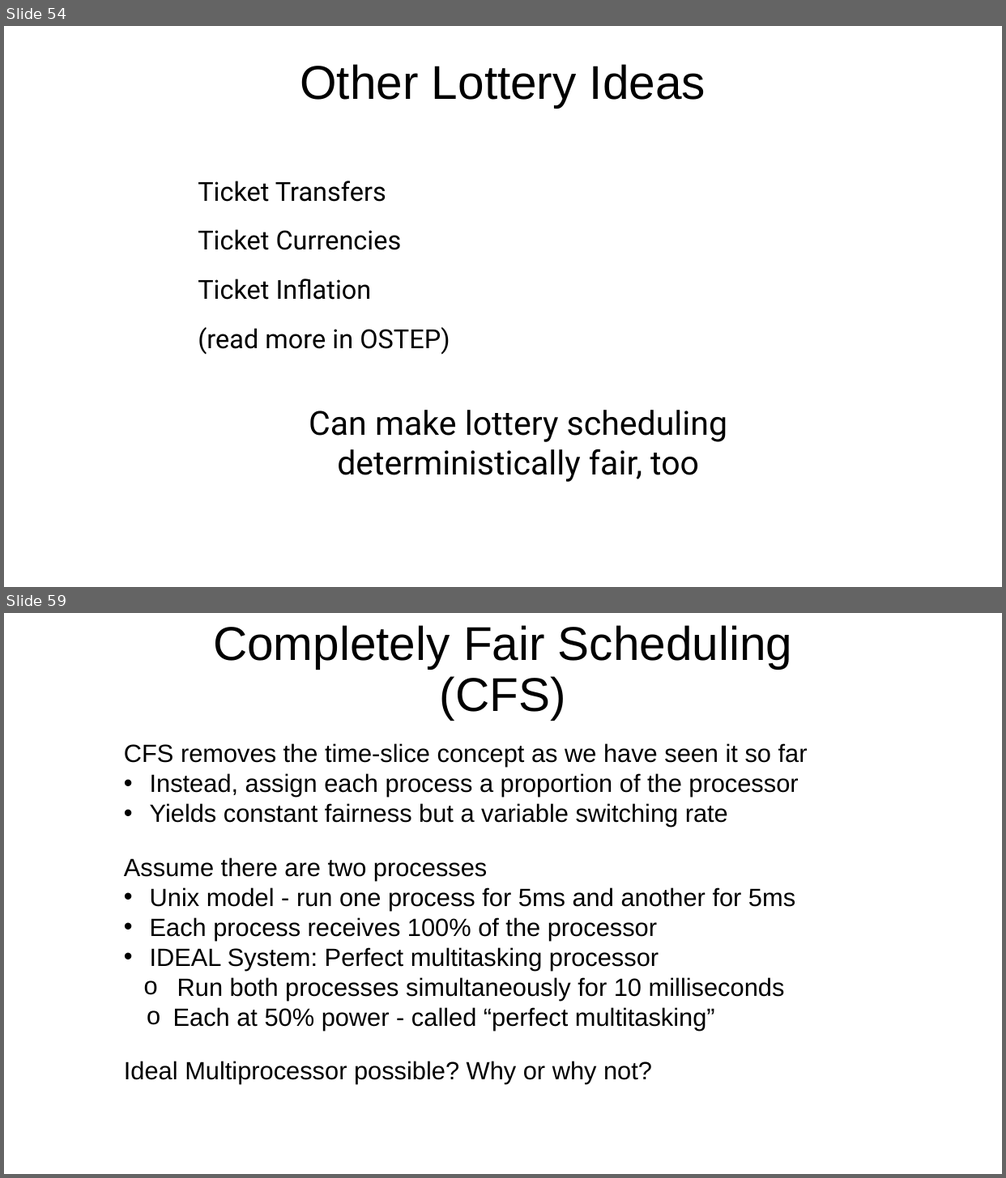
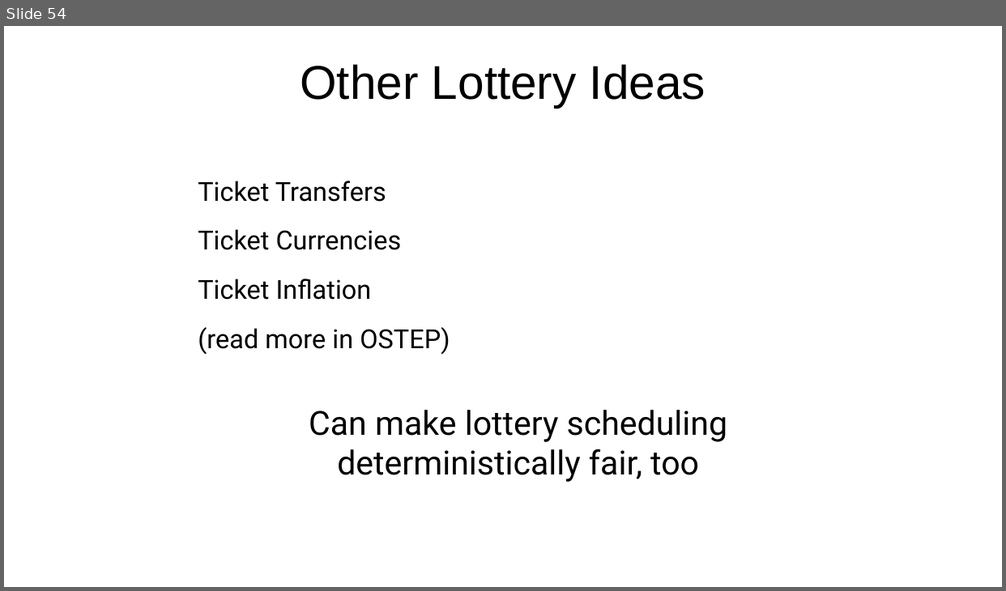
Before and after one commit to ngsrinivas/coursegen, a slide deck: ex/416-F23/staging/416-F23/lectures/03-scheduling.pptx. Shown one above the other, each under a label of ours: slides 54 and 59 before the commit, slide 54 after it; the slides between them are not shown. The pictures are 1006x1178 and 1006x591 pixels, drawn with LibreOffice and Linux fonts; fonts in the diff are those of the drawing. Boxes give left, top, right and bottom in pixels: in the first picture for what was removed or moved away, otherwise in the second. Text is boxed around its words. In the diff, an @@ line names an element or a change of style, - is before the commit and + after.

```diff
--- a/ex/416-F23/staging/416-F23/lectures/03-scheduling.pptx
+++ b/ex/416-F23/staging/416-F23/lectures/03-scheduling.pptx
@@ slide 59 removed at [4,613,1002,1174], background #FFFFFF @@
@@ title removed at [213,625,792,720] @@
-Completely Fair Scheduling (CFS)
@@ text removed at [124,743,808,1084] @@
-CFS removes the time-slice concept as we have seen it so far
-• Instead, assign each process a proportion of the processor
-• Yields constant fairness but a variable switching rate
-Assume there are two processes
-  • Unix model - run one process for 5ms and another for 5ms
-    • Each process receives 100% of the processor
-  • IDEAL System: Perfect multitasking processor
-      o Run both processes simultaneously for 10 milliseconds
-    o Each at 50% power - called “perfect multitasking”
-Ideal Multiprocessor possible? Why or why not?
```
Also in this commit, not shown: 10 other slides removed, 6 other files.
